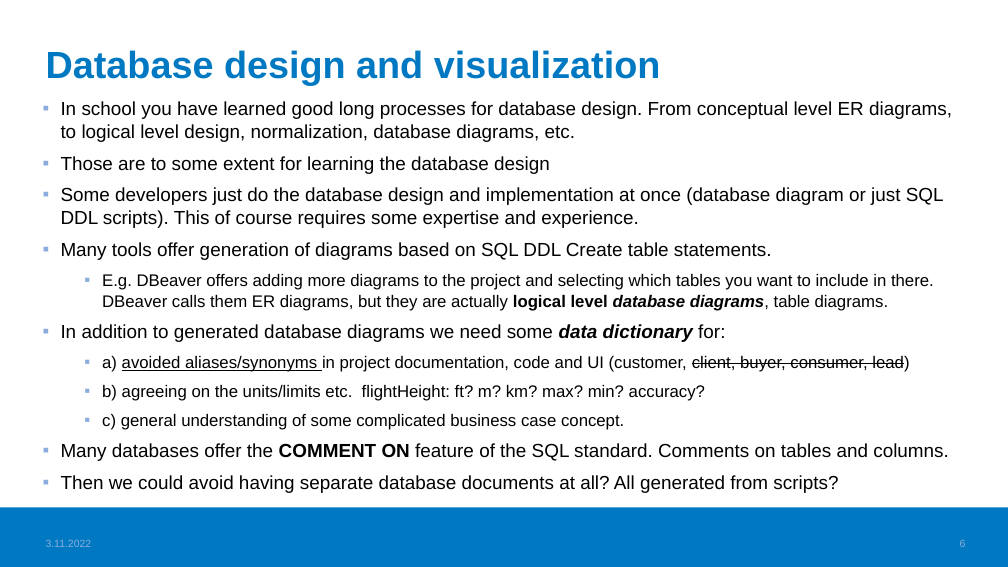
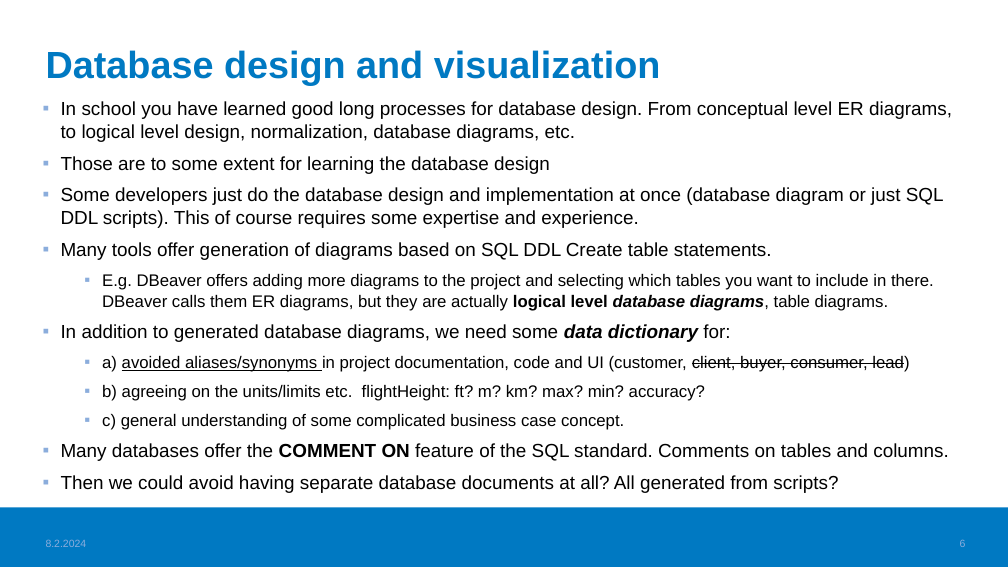
Before and after one commit to haagahelia/ohke-teknologiat, a slide deck: slide 6 of 06_ohjelmistoarkkitehtuurit_ja_patternit/documentation_principles_for_sw_projects.pptx. Drawn at 1008x567 pixels with LibreOffice and Linux fonts; fonts in the diff are those of the drawing; background and template pictures are left out. Boxes give left, top, right and bottom in pixels: in the first picture for what was removed or moved away, otherwise in the second. Text is boxed around its words. In the diff, an @@ line names an element or a change of style, - is before the commit and + after.

```diff
--- a/06_ohjelmistoarkkitehtuurit_ja_patternit/documentation_principles_for_sw_projects.pptx
+++ b/06_ohjelmistoarkkitehtuurit_ja_patternit/documentation_principles_for_sw_projects.pptx
@@ text at <box>61,324,730,342</box>: text changed @@
-▪ In addition to generated database diagrams we need some data dictionary for:
+▪ In addition to generated database diagrams, we need some data dictionary for:
@@ text at <box>46,539,87,547</box>: text changed @@
-3.11.2022
+8.2.2024
```
Also in this commit, not shown: 7 other slides changed, 3 other files.
